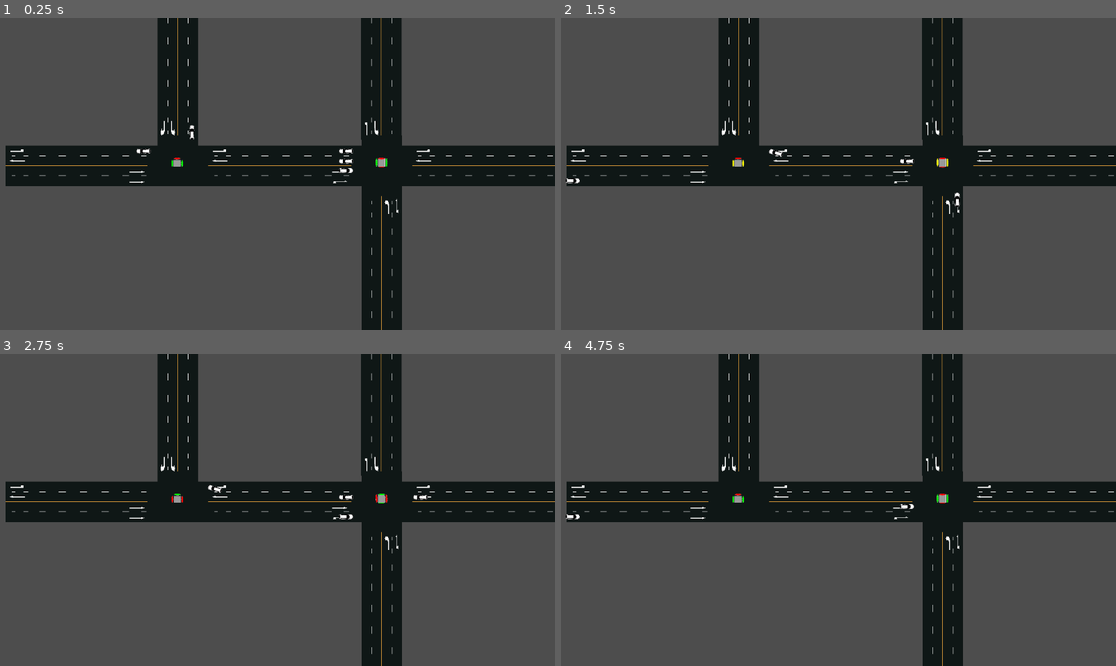
Above: before the commit, frames 1-4 (two rows, left to right).
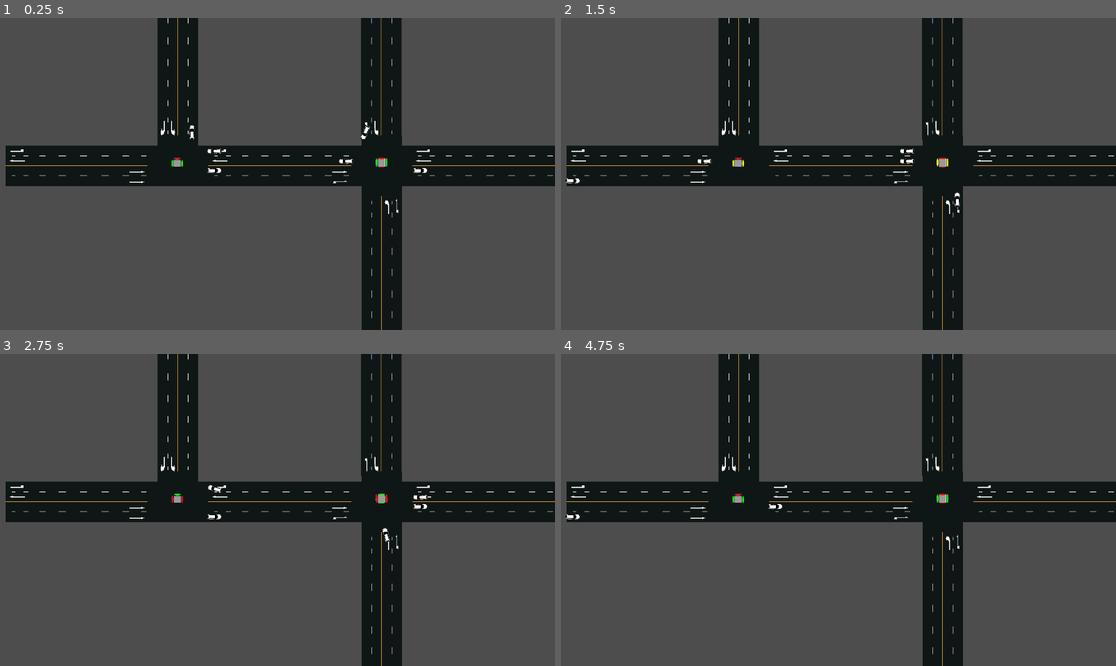
Above: after the commit, the same moments.

Repository: Lilies240/TrafficSimulation
Game: Godot game, scene res://Scenes/simulation.tscn
Same seed, same stepped clock (60 frames per second), same inputs: the game is played once before the commit and once after it. This scene is started directly instead of the project's main scene.
Inputs:
- Up to frame 1 (0.25 s): no input
- Up to frame 2 (1.5 s): no input
- Up to frame 3 (2.75 s): no input
- Up to frame 4 (4.75 s): no input

The runs differ from the first frame. In frame 1, 0.2% of the frame differs, in the area x 24-77%, y 34-50%; in frame 2, less than 0.1%; in frame 3, 0.1%; in frame 4, less than 0.1%.

Commit message:
First Print Analysis

Diff:
--- a/Scripts/Vehicle.gd
+++ b/Scripts/Vehicle.gd
@@ -9,7 +9,7 @@
 var max_speed: float = 100.0  # Maximum speed of the vehicle
 var acceleration: float = 50.0  # Acceleration rate (speed increase per second)
 var deceleration: float = 70.0  # Deceleration rate (speed decrease per second)
-var current_stop_distance: float  # the distance it takes to come to a stop
+var stop_distance: float  # the distance it takes to come to a stop
 var min_queue_distance: float # the distance it keeps behind a car when stopped
 
 var current_speed: float = 0.0  # The vehicle's current speed
@@ -48,6 +48,7 @@
 			acceleration = 3.75 * pixels_per_meter
 			deceleration = 7 * pixels_per_meter
 			v_offset = 0.875 * pixels_per_meter
+			stop_distance = 40 * pixels_per_meter
 			min_queue_distance = 1.25 * pixels_per_meter
 			#print("Compact car spawned")
 		Enums.VehicleType.MIDSIZE:
@@ -56,6 +57,7 @@
 			acceleration = 3.25 * pixels_per_meter
 			deceleration = 6 * pixels_per_meter
 			v_offset = 0.95 * pixels_per_meter
+			stop_distance = 45 * pixels_per_meter
 			min_queue_distance = 1.25 * pixels_per_meter
 			#print("Midsize car spawned")
 		Enums.VehicleType.SUV:
@@ -64,6 +66,7 @@
 			acceleration = 2.75 * pixels_per_meter
 			deceleration = 5.25 * pixels_per_meter
 			v_offset = 1.025 * pixels_per_meter
+			stop_distance = 52.5 * pixels_per_meter
 			min_queue_distance = 1.75 * pixels_per_meter
 			#print("SUV spawned")
 		Enums.VehicleType.TRUCK:
@@ -72,6 +75,7 @@
 			acceleration = 1 * pixels_per_meter
 			deceleration = 3.5 * pixels_per_meter
 			v_offset = 1.25 * pixels_per_meter
+			stop_distance = 105 * pixels_per_meter
 			min_queue_distance = 2.5 * pixels_per_meter
 			#print("Semi-truck spawned")
 		_:
@@ -154,14 +158,13 @@
 	check_upcoming_light() # Update light color
 	if is_intersection_ahead():
 		var distance_to_intersection = calculate_distance_to_intersection()
-		var current_stop_distance = calculate_stopping_distance()
-		if (upcoming_light_color == "red" or upcoming_light_color == "yellow") and distance_to_intersection <= current_stop_distance:
+		if (upcoming_light_color == "red" or upcoming_light_color == "yellow") and distance_to_intersection <= stop_distance:
 			# Decelerate and prepare to stop
-			print("\nCurrent road: " + str(current_path) + "\nCurrent …(97 unchanged characters)… ght Color: " + str(upcoming_light_color) + "\nCalculated Stopping Distance: " + str(calculate_stopping_distance()) + "\nDistance to intersection: " + str(distance_to_intersection) + "\nLength of road: " + str(current_path.get_curve().get_baked_length()) + "\nCurrent Progress: " + str(progress))
+			print("\nCurrent road: " + str(current_path) + "\nCurrent …(97 unchanged characters)… ght Color: " + str(upcoming_light_color))
 			state = "decelerating"
-			if distance_to_intersection <= current_stop_distance:
+			if distance_to_intersection <= stop_distance:
 				state = "stopped"
-		elif upcoming_light_color == "green" or distance_to_intersection > current_stop_distance:
+		elif upcoming_light_color == "green" or distance_to_intersection > stop_distance:
 			# Accelerate or cruise
 			state = "accelerating"
 	else:
@@ -172,10 +175,6 @@
 	# Calculate the distance to the end of the current path
 	var total_length = current_path.get_curve().get_baked_length()
 	return total_length - progress
-
-func calculate_stopping_distance() -> float:
-	# Calculate the current stopping distance
-	return current_speed ** 2 / (2 * deceleration)
 
 
 # Conditions to determine if the car should accelerate
@@ -188,7 +187,7 @@
 # Conditions to determine if the car should decelerate
 func should_decelerate() -> bool:
 	# Calculate required stopping distance for current speed
-	var stopping_distance = calculate_stopping_distance()
+	var stopping_distance = (current_speed * current_speed) / (2 * deceleration) + stop_distance
 
 	# Check for other vehicles ahead
 	var vehiclesAhead = 0;
